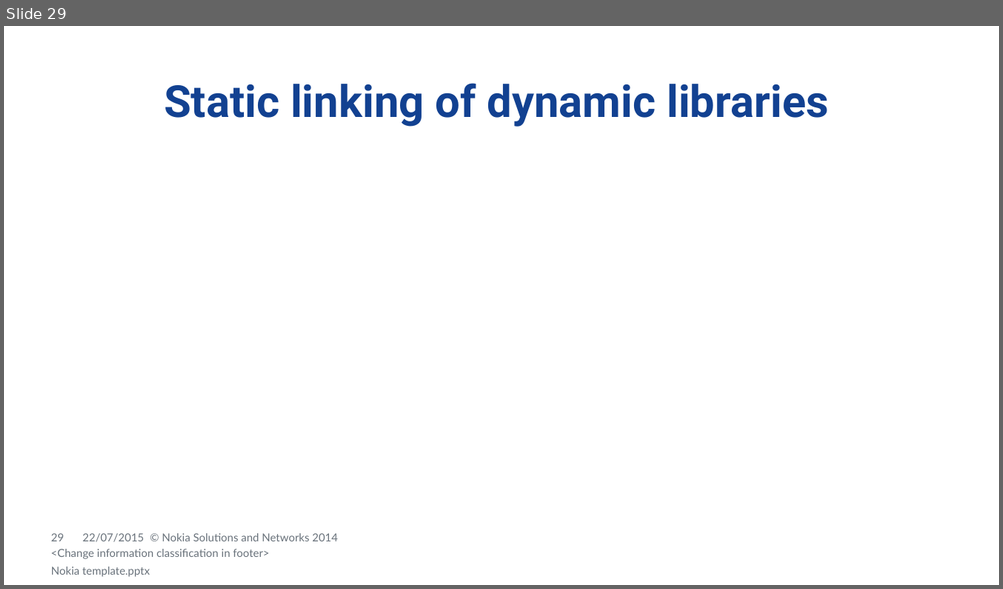
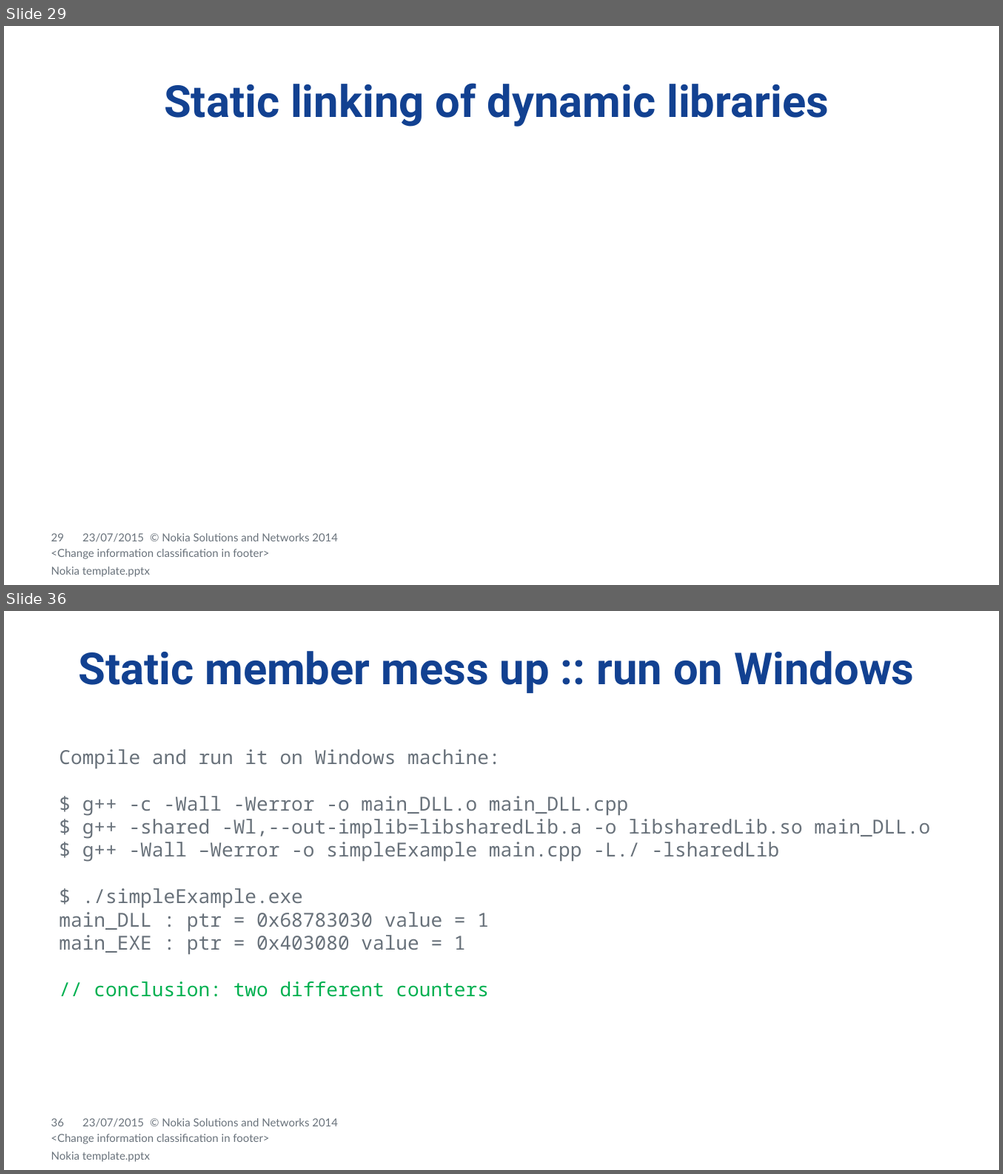
Before and after one commit to dendibakh/Linker, a slide deck: Diving into C++ linker.pptx. Shown one above the other, each under a label of ours: slide 29 before the commit, slides 29 and 36 after it; the slides between them are not shown. The pictures are 1003x589 and 1003x1174 pixels, drawn with LibreOffice and Linux fonts; fonts in the diff are those of the drawing; background and template pictures are left out. Boxes give left, top, right and bottom in pixels: in the first picture for what was removed or moved away, otherwise in the second. Text is boxed around its words. In the diff, an @@ line names an element or a change of style, - is before the commit and + after.

Commit message:
Added some pictures. Addede StaticMemberMessUp example.

```diff
--- a/Diving into C++ linker.pptx
+++ b/Diving into C++ linker.pptx
@@ slide 36 added at (4, 611, 999, 1170), background #FFFFFF; not listed: 13 template elements that a slide beside it also shows @@
@@ title added at (78, 651, 914, 693), 32 pt, text #124191, bold @@
+Static member mess up :: run on Windows
@@ text added at (59, 749, 930, 997), 14 pt, text #68717A @@
+Compile and run it on Windows machine:
+$ g++ -c -Wall -Werror -o main_DLL.o main_DLL.cpp
+$ g++ -shared -Wl,--out-implib=libsharedLib.a -o libsharedLib.so main_DLL.o
+$ g++ -Wall –Werror -o simpleExample main.cpp -L./ -lsharedLib
+$ ./simpleExample.exe
+main_DLL : ptr = 0x68783030 value = 1
+main_EXE : ptr = 0x403080 value = 1
+// conclusion: two different counters
@@ text added at (51, 1134, 269, 1145), 8 pt, text #68717A @@
+<Change information classification in footer>
@@ slide 29 changed as well @@
@@ text at (82, 534, 144, 543): text changed @@
-22/07/2015
+23/07/2015
```
Also in this commit, not shown: 31 other slides changed, 15 other slides added, 1 slide removed, 8 other files.
